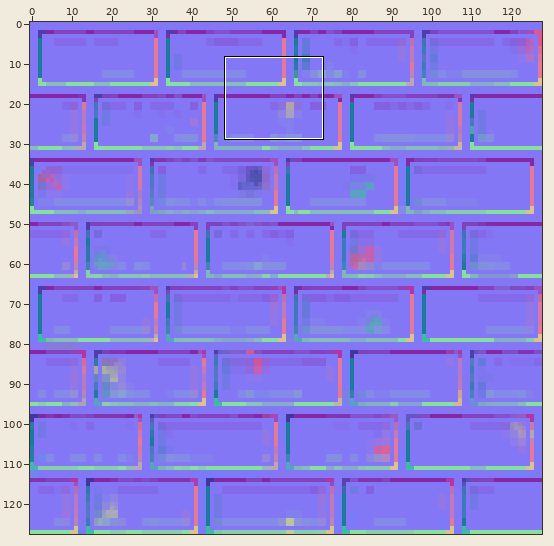
A sprite sheet gets an edit: Assets/Resources/Textures/bump_bricks.png. The picture above shows the old version from afar; the outline marks the close-up.
Close-up. The starting point:
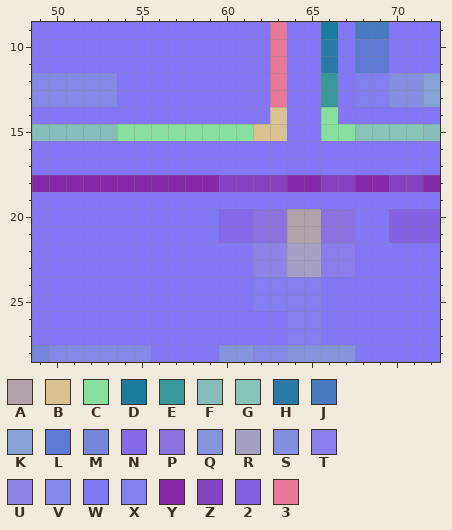
The file is 128x128 pixels. Colours within 5 levels of each other are drawn and written as one. Shown: x 49..72, y 9..28. The commit also changed other parts of the picture, which this record leaves out.
Palette (. is transparent): A #b2a2a9  B #d8c291  C #88e09e  D #1b7b9a  E #39979b  F #86bdbb  G #87c3b7  H #2a7aa7  J #487ac2  K #86a1d3  L #5d79d4  M #7487dd  N #8469e8  P #8a72df  Q #8595dc  R #a6a0c3  S #858fe2  T #8b7dec  U #8d84e5  V #8589e7  W #8477f6  X #847fef  Y #8428a7  Z #8442c1  2 #8461e0  3 #e57799
Pixels before, first column x 49:
 9 WWWWWWWWWWWWWW3WWDWJJWWW
10 WWWWWWWWWWWWWW3WWHWLLWWW
11 WWWWWWWWWWWWWW3WWHWLLWWW
12 VVVVVWWWWWWWWW3WWEWXXSSK
13 VVVVVWWWWWWWWW3WWEWXXSSK
14 WWWWWWWWWWWWWWBWWCWWWWWW
15 FFFFFCCCCCCCCBBWWCCGGGGF
16 WWWWWWWWWWWWWWWWWWWWWWWW
17 WWWWWWWWWWWWWWWWWWWWWWWW
18 YYYYYYYYYYYZZZZYYZZYYZZY
19 WWWWWWWWWWWWWWWWWWWWWWWW
20 WWWWWWWWWWWNNPPAAPPWW222
21 WWWWWWWWWWWNNPPAAPPWW222
22 WWWWWWWWWWWWWUURRTTWWWWW
23 WWWWWWWWWWWWWUURRTTWWWWW
24 WWWWWWWWWWWWWXXXXWWWWWWW
25 WWWWWWWWWWWWWXXXXWWWWWWW
26 WWWWWWWWWWWWWWWXXWWWWWWW
27 WWWWWWWWWWWWWWWXXWWWWWWW
28 MVVVVVVWWWWQQVVQQQQWWWWW
After:
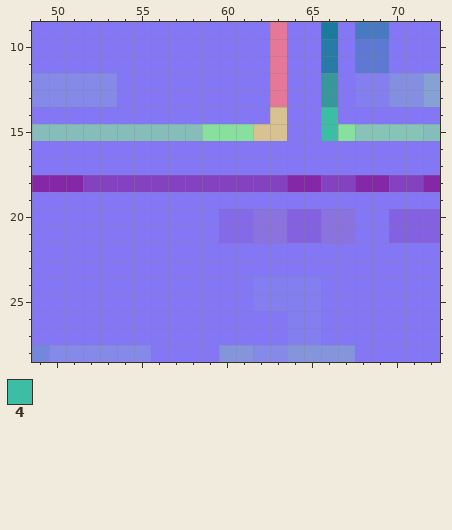
Colours new in this view: 4 #3ebda5
Change:
y 14: x 66 C -> 4
y 15: x 54..58 CCCCC -> FFFFF; x 66 C -> 4
y 18: x 52..59 YYYYYYYY -> ZZZZZZZZ
y 20..21: x 64..65 AA -> 22
y 22..23: x 62..67 UURRTT -> WWWWWW
Changed places in both close-ups, as pixel boxes (x1, y1, x2, y2):
changed: (83, 107, 355, 277)
